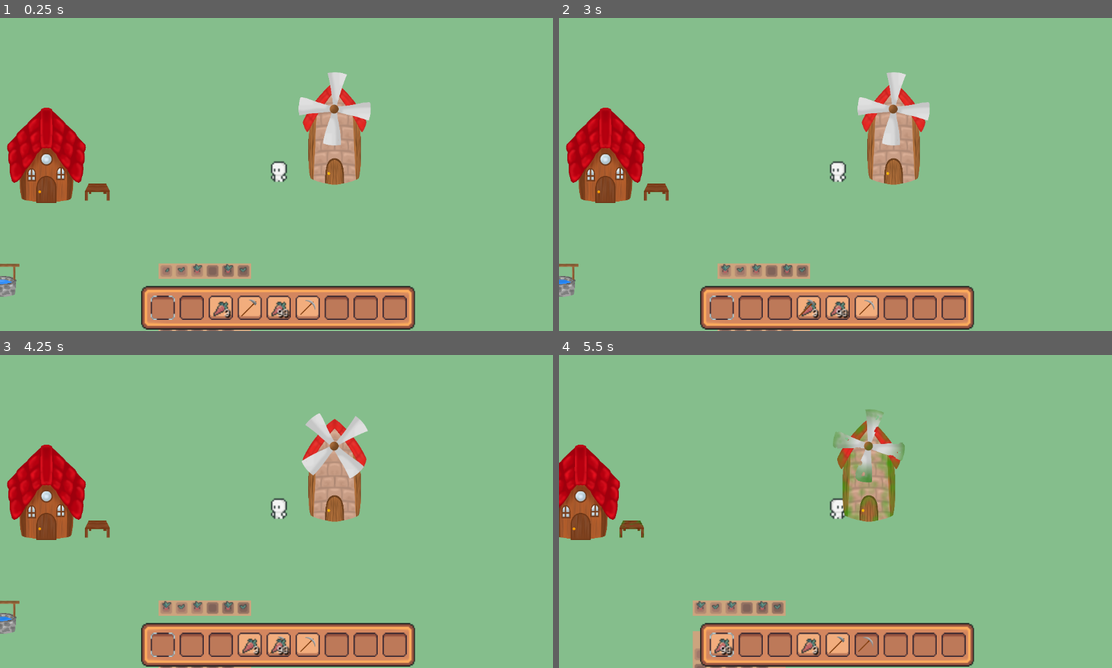
Above: before the commit, frames 1-4 (two rows, left to right).
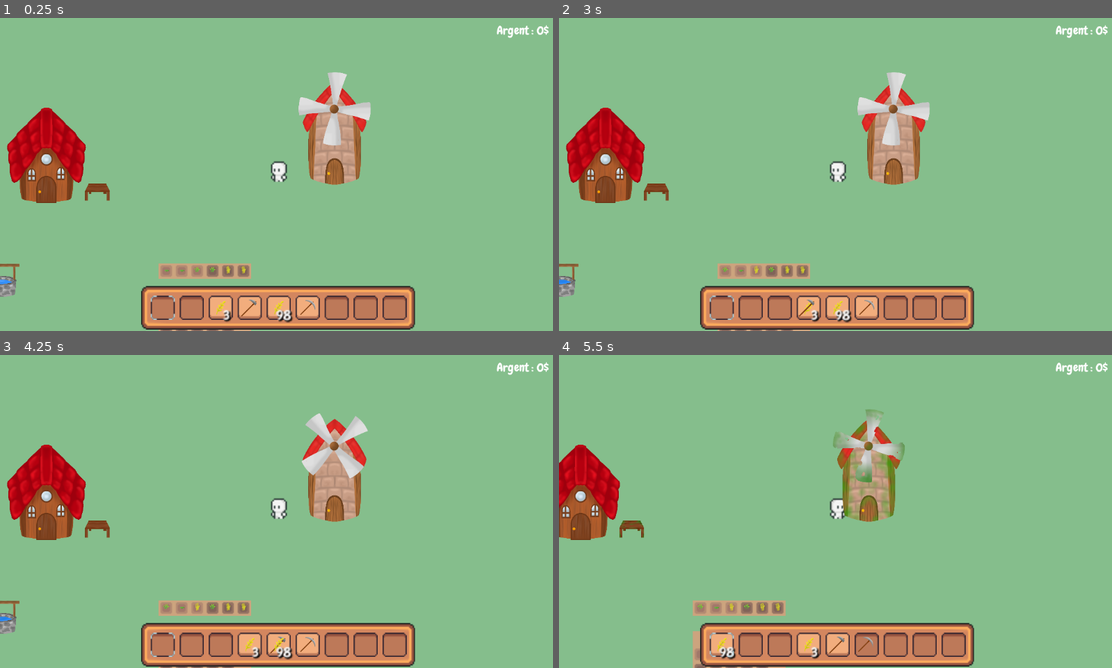
Above: after the commit, the same moments.

Repository: LaClimSx/Back-to-the-roots
Game: Godot game, scene res://Scenes/world.tscn
Two runs of this game, one before a commit and one after it. Both use one fixed random seed, a clock stepped at 60 frames per second and the inputs below.
Inputs (mouse positions are in pixels of both pictures, inside the frame that each line leads up to):
- Up to frame 1 (0.25 s): no input
- Up to frame 2 (3 s): click (719, 309) at 0.5 s; click (752, 309) at 1.25 s; click (780, 309) at 2 s; click (807, 309) at 2.75 s
- Up to frame 3 (4.25 s): click (276, 646) at 3.5 s
- Up to frame 4 (5.5 s): move the mouse to (957, 495) at 4.27 s; hold Right (move_right) 4.28-5 s; hold Space (Interact) 4.28-5 s; click (957, 495) at 4.42 s; click (868, 646) at 5 s

The runs differ from the first frame. In frame 1, 0.6% of the frame differs, in the area x 29-100%, y 2-98%; in frame 2, 0.6%; in frame 3, 0.6%; in frame 4, 0.6%.

Commit message:
feat: stuff pt1

Diff:
--- /dev/null
+++ b/Assets/theme.tres
@@ -0,0 +1,7 @@
+[gd_resource type="Theme" load_steps=2 format=3 uid="uid://c4vl7jpvynye1"]
+
+[ext_resource type="FontFile" uid="uid://ccu6jholutsm4" path="res://Assets/Fonts/Chewy-Regular.ttf" id="1_1s545"]
+
+[resource]
+default_font = ExtResource("1_1s545")
+default_font_size = 24
--- /dev/null
+++ b/Inventory/Items/flour.tres
@@ -0,0 +1,10 @@
+[gd_resource type="Resource" script_class="Item" load_steps=3 format=3 uid="uid://bkcajc8cnrhah"]
+
+[ext_resource type="Script" path="res://Inventory/item.gd" id="1_ui2wk"]
+[ext_resource type="Texture2D" uid="uid://c13aycu3v6uv5" path="res://Assets/Items/flour.png" id="2_4xiha"]
+
+[resource]
+script = ExtResource("1_ui2wk")
+name = "flour"
+texture = ExtResource("2_4xiha")
+maxAmount = 99
--- /dev/null
+++ b/Inventory/Items/wheat.tres
@@ -0,0 +1,10 @@
+[gd_resource type="Resource" script_class="Item" load_steps=3 format=3 uid="uid://b7mxtlphtaqwu"]
+
+[ext_resource type="Script" path="res://Inventory/item.gd" id="1_5hv37"]
+[ext_resource type="Texture2D" uid="uid://dxi0rmohf44ub" path="res://Assets/Items/wheat_item.png" id="2_hq7kt"]
+
+[resource]
+script = ExtResource("1_5hv37")
+name = "wheat"
+texture = ExtResource("2_hq7kt")
+maxAmount = 99
--- a/Inventory/item_stack_gui.tscn
+++ b/Inventory/item_stack_gui.tscn
@@ -1,7 +1,8 @@
-[gd_scene load_steps=3 format=3 uid="uid://bqyrtwdptplnh"]
+[gd_scene load_steps=4 format=3 uid="uid://bqyrtwdptplnh"]
 
-[ext_resource type="FontFile" uid="uid://ctmxqbnd83jic" path="res://Assets/Fonts/m5x7.ttf" id="1_8jm28"]
 [ext_resource type="Script" path="res://Inventory/item_stack_gui.gd" id="1_rbhyi"]
+[ext_resource type="Theme" uid="uid://c4vl7jpvynye1" path="res://Assets/theme.tres" id="2_0f1hx"]
+[ext_resource type="FontFile" uid="uid://ccu6jholutsm4" path="res://Assets/Fonts/Chewy-Regular.ttf" id="3_y8onn"]
 
 [node name="Panel" type="Panel"]
 script = ExtResource("1_rbhyi")
@@ -15,9 +16,10 @@
 offset_top = -1.0
 offset_right = 8.0
 offset_bottom = 9.0
+theme = ExtResource("2_0f1hx")
 theme_override_colors/font_color = Color(1, 1, 1, 1)
 theme_override_colors/font_shadow_color = Color(0, 0, 0, 1)
-theme_override_fonts/font = ExtResource("1_8jm28")
-theme_override_font_sizes/font_size = 12
+theme_override_fonts/font = ExtResource("3_y8onn")
+theme_override_font_sizes/font_size = 11
 text = "99"
 horizontal_alignment = 2
--- a/Inventory/player_inventory.tres
+++ b/Inventory/player_inventory.tres
@@ -1,7 +1,7 @@
 [gd_resource type="Resource" script_class="Inventory" load_steps=15 format=3 uid="uid://ctfhbwocw3s3j"]
 
 [ext_resource type="Script" path="res://Inventory/inventory_slot.gd" id="2_rfb0m"]
-[ext_resource type="Resource" uid="uid://cwhad3h02d6cl" path="res://Inventory/Items/carrot.tres" id="2_vim4j"]
+[ext_resource type="Resource" uid="uid://b7mxtlphtaqwu" path="res://Inventory/Items/wheat.tres" id="3_5mppn"]
 [ext_resource type="Script" path="res://Inventory/inventory.gd" id="3_7py5c"]
 [ext_resource type="Resource" uid="uid://dtdpjnas5yuj" path="res://Inventory/Items/hoe.tres" id="4_ntcmc"]
 [ext_resource type="Resource" uid="uid://cgxc3qe1rv28u" path="res://Inventory/Items/pickaxe.tres" id="5_37a2k"]
@@ -16,7 +16,7 @@
 
 [sub_resource type="Resource" id="Resource_xvt77"]
 script = ExtResource("2_rfb0m")
-item = ExtResource("2_vim4j")
+item = ExtResource("3_5mppn")
 amount = 3
 
 [sub_resource type="Resource" id="Resource_agc53"]
@@ -26,7 +26,7 @@
 
 [sub_resource type="Resource" id="Resource_ewbbj"]
 script = ExtResource("2_rfb0m")
-item = ExtResource("2_vim4j")
+item = ExtResource("3_5mppn")
 amount = 98
 
 [sub_resource type="Resource" id="Resource_aioo6"]
--- a/Scenes/crops.gd
+++ b/Scenes/crops.gd
@@ -16,7 +16,7 @@
 func _on_world_timer_timeout():
 	for cell_position in get_used_cells():
 		match get_cell_atlas_coords(cell_position):
-			Vector2i(2,1):
-				if randi_range(1,TIME_TO_GROW) == 1 : set_cell(cell_position, 2, Vector2i(3,1))
-			Vector2i(3,1):
-				if randi_range(1,TIME_TO_GROW) == 1 : set_cell(cell_position, 2, Vector2i(4,1))
+			Vector2i(0,0):
+				if randi_range(1,TIME_TO_GROW) == 1 : set_cell(cell_position, 1, Vector2i(1,0))
+			Vector2i(1,0):
+				if randi_range(1,TIME_TO_GROW) == 1 : set_cell(cell_position, 1, Vector2i(2,0))
--- a/Scenes/house.tscn
+++ b/Scenes/house.tscn
@@ -54,6 +54,21 @@
 radius = 173.333
 height = 346.667
 
+[sub_resource type="Animation" id="Animation_ijauc"]
+length = 0.001
+tracks/0/type = "value"
+tracks/0/imported = false
+tracks/0/enabled = true
+tracks/0/path = NodePath(".:offset")
+tracks/0/interp = 1
+tracks/0/loop_wrap = true
+tracks/0/keys = {
+"times": PackedFloat32Array(0),
+"transitions": PackedFloat32Array(1),
+"update": 0,
+"values": [Vector2(0, -600)]
+}
+
 [sub_resource type="Animation" id="Animation_pmmld"]
 resource_name = "TransIN"
 tracks/0/type = "value"
@@ -84,21 +99,6 @@
 "values": [Vector2(0, 0), Vector2(0, -600)]
 }
 
-[sub_resource type="Animation" id="Animation_ijauc"]
-length = 0.001
-tracks/0/type = "value"
-tracks/0/imported = false
-tracks/0/enabled = true
-tracks/0/path = NodePath(".:offset")
-tracks/0/interp = 1
-tracks/0/loop_wrap = true
-tracks/0/keys = {
-"times": PackedFloat32Array(0),
-"transitions": PackedFloat32Array(1),
-"update": 0,
-"values": [Vector2(0, -600)]
-}
-
 [sub_resource type="AnimationLibrary" id="AnimationLibrary_jci3i"]
 _data = {
 "RESET": SubResource("Animation_ijauc"),
@@ -184,6 +184,7 @@
 
 [node name="close" type="Button" parent="Interact Menu/Control"]
 self_modulate = Color(1, 0, 0, 1)
+layout_mode = 0
 offset_left = 836.0
 offset_top = 18.0
 offset_right = 874.0
@@ -207,6 +208,7 @@
 autowrap_mode = 3
 
 [node name="price2" type="Label" parent="Interact Menu/Control"]
+layout_mode = 0
 offset_left = 441.0
 offset_top = 254.0
 offset_right = 891.0
@@ -257,6 +259,7 @@
 text = "Sell 1"
 
 [node name="price" type="Label" parent="Interact Menu/Control"]
+layout_mode = 0
 offset_left = -3.0
 offset_top = 254.0
 offset_right = 447.0
@@ -341,6 +344,7 @@
 
 [node name="close" type="Button" parent="RepairMenu/Control"]
 self_modulate = Color(1, 0, 0, 1)
+layout_mode = 0
 offset_left = 836.0
 offset_top = 18.0
 offset_right = 874.0
@@ -380,6 +384,7 @@
 autowrap_mode = 3
 
 [node name="stone" type="Label" parent="RepairMenu/Control"]
+layout_mode = 0
 offset_left = 623.0
 offset_top = 224.0
 offset_right = 842.0
--- a/Scenes/world.tscn
+++ b/Scenes/world.tscn
@@ -8,9 +8,11 @@
 [ext_resource type="PackedScene" uid="uid://btquhh5o6ewuu" path="res://Scenes/inventory_gui.tscn" id="5_0ywr5"]
 [ext_resource type="Script" path="res://Scripts/canvas_layer.gd" id="5_b8gca"]
 [ext_resource type="Script" path="res://Scenes/crops.gd" id="6_mrkq6"]
+[ext_resource type="Texture2D" uid="uid://mja0ufxcn7cf" path="res://Assets/Tiles/wheat_tileset.png" id="6_sngnb"]
 [ext_resource type="PackedScene" uid="uid://dcouvu2n0fdiq" path="res://Scenes/house.tscn" id="8_66nr8"]
 [ext_resource type="PackedScene" uid="uid://d0ob0p02raj3k" path="res://Scenes/puit.tscn" id="9_tkrlr"]
 [ext_resource type="PackedScene" uid="uid://uyvn4jld2gp6" path="res://Scenes/etabli.tscn" id="10_ip7p4"]
+[ext_resource type="Theme" uid="uid://c4vl7jpvynye1" path="res://Assets/theme.tres" id="10_oukug"]
 [ext_resource type="PackedScene" uid="uid://dd6eibaeqjan1" path="res://Scenes/moulin.tscn" id="11_d6woa"]
 
 [sub_resource type="TileSetAtlasSource" id="TileSetAtlasSource_gq4rf"]
@@ -103,6 +105,17 @@
 sources/1 = SubResource("TileSetAtlasSource_lwop3")
 sources/2 = SubResource("TileSetAtlasSource_v1jmv")
 
+[sub_resource type="TileSetAtlasSource" id="TileSetAtlasSource_bjm0n"]
+texture = ExtResource("6_sngnb")
+texture_region_size = Vector2i(100, 100)
+0:0/0 = 0
+1:0/0 = 0
+2:0/0 = 0
+
+[sub_resource type="TileSet" id="TileSet_nb3od"]
+tile_size = Vector2i(100, 100)
+sources/1 = SubResource("TileSetAtlasSource_bjm0n")
+
 [node name="World" type="Node2D"]
 process_mode = 1
 y_sort_enabled = true
@@ -122,8 +135,9 @@
 [node name="Crops" type="TileMapLayer" parent="LayerGroup"]
 z_index = 1
 use_parent_material = true
-tile_map_data = PackedByteArray("AAAbABoAAgACAAEAAAAcABoAAgADAAEAAAAdABoAAgAEAAEAAAAfABoAAgAEAAEAAAAgABoAAgADAAEAAAA=")
-tile_set = SubResource("TileSet_i6het")
+scale = Vector2(0.16, 0.16)
+tile_map_data = PackedByteArray("AAAbABoAAQAAAAAAAAAcABoAAQAAAAAAAAAdABoAAQABAAAAAAAfABoAAQACAAAAAAAgABoAAQACAAAAAAAeABoAAQABAAAAAAA=")
+tile_set = SubResource("TileSet_nb3od")
 script = ExtResource("6_mrkq6")
 
 [node name="CanvasLayer" type="CanvasLayer" parent="."]
@@ -141,6 +155,18 @@
 grow_vertical = 0
 size_flags_vertical = 0
 
+[node name="MoneyCounter" type="Label" parent="CanvasLayer"]
+anchors_preset = 1
+anchor_left = 1.0
+anchor_right = 1.0
+offset_left = -124.0
+offset_top = 10.0
+offset_right = -15.0
+offset_bottom = 42.0
+grow_horizontal = 0
+theme = ExtResource("10_oukug")
+text = "Argent : 0$"
+
 [node name="Puit" parent="." instance=ExtResource("9_tkrlr")]
 position = Vector2(268.188, 432.362)
 
--- a/Scripts/player.gd
+++ b/Scripts/player.gd
@@ -8,6 +8,8 @@
 var direction = Directions.LEFT
 
 @export var inventory : Inventory
+
+@export var money : int
 
 # Called when the node enters the scene tree for the first time.
 func _ready() -> void:
--- a/Scripts/world.gd
+++ b/Scripts/world.gd
@@ -2,7 +2,7 @@
 
 @onready var ground : TileMapLayer = $LayerGroup/Ground
 @onready var crops : TileMapLayer = $LayerGroup/Crops
-@onready var carrot_item = preload("res://Inventory/Items/carrot.tres")
+@onready var wheat_item = preload("res://Inventory/Items/wheat.tres")
 @onready var inventory_gui : Control = $CanvasLayer/Inventory
 
 
@@ -47,9 +47,9 @@
 		viewing_tile.clamp(Vector2i.ZERO, ground.get_used_rect().size)
 		print(viewing_tile)
 
-		#If clicked tile has grown carrot, add 1 to 3 carrots to inventory and remove the carrot from the tile
-		if crops.get_cell_atlas_coords(viewing_tile) == Vector2i(4,1) :
-			for i in range(randi_range(1,3)): $Player.inventory.insert(carrot_item)
+		#If clicked tile has grown wheat, add 1 to 3 wheat to inventory and remove the wheat from the tile
+		if crops.get_cell_atlas_coords(viewing_tile) == Vector2i(2,0) :
+			for i in range(randi_range(1,3)): $Player.inventory.insert(wheat_item)
 			crops.set_cell(viewing_tile)
 			print("Harvested")
 
@@ -59,9 +59,9 @@
 			inventory_gui.use_item()
 			print("Plowed")
 
-		#If player has carrot and tile is empty field, plant the carrot
-		elif selected_item && selected_item.name == "carrot" && ground.get_cell_atlas_coords(viewing_tile) == Vector2i(2,0) && crops.get_cell_atlas_coords(viewing_tile) == Vector2i(-1,-1) :
-			crops.set_cell(viewing_tile,2,Vector2i(2,1))
+		#If player has wheat and tile is empty field, plant the wheat
+		elif selected_item && selected_item.name == "wheat" && ground.get_cell_atlas_coords(viewing_tile) == Vector2i(2,0) && crops.get_cell_atlas_coords(viewing_tile) == Vector2i(-1,-1) :
+			crops.set_cell(viewing_tile,1,Vector2i(0,0))
 			inventory_gui.use_item()
 			print("Planted")
 
--- /dev/null
+++ b/global.gd
@@ -0,0 +1,12 @@
+extends Node
+var gameVariation : int
+
+
+# Called when the node enters the scene tree for the first time.
+func _ready():
+	gameVariation = randi_range(1,3)
+
+
+# Called every frame. 'delta' is the elapsed time since the previous frame.
+func _process(delta):
+	pass
Binary file added: Assets/Bâtiments/carrière/stone_quarry.png
Not shown, added: Assets/Bâtiments/carrière/stone_quarry.png.import
Binary file added: Assets/Fonts/Chewy-Regular.ttf
Not shown, added: Assets/Fonts/Chewy-Regular.ttf.import
Binary file added: Assets/Items/flour.png
Not shown, added: Assets/Items/flour.png.import
Binary file added: Assets/Items/wheat_item.png
Not shown, added: Assets/Items/wheat_item.png.import
Binary file added: Assets/Tiles/wheat_tileset.png
Not shown, added: Assets/Tiles/wheat_tileset.png.import
Not shown: 2 places in Scenes/world.tscn that only renumber resources
